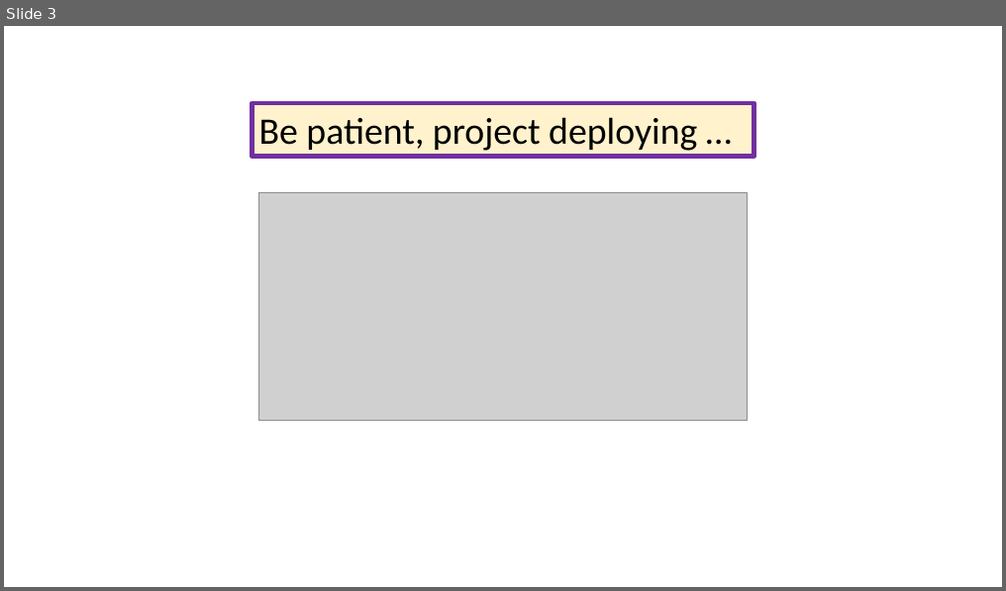
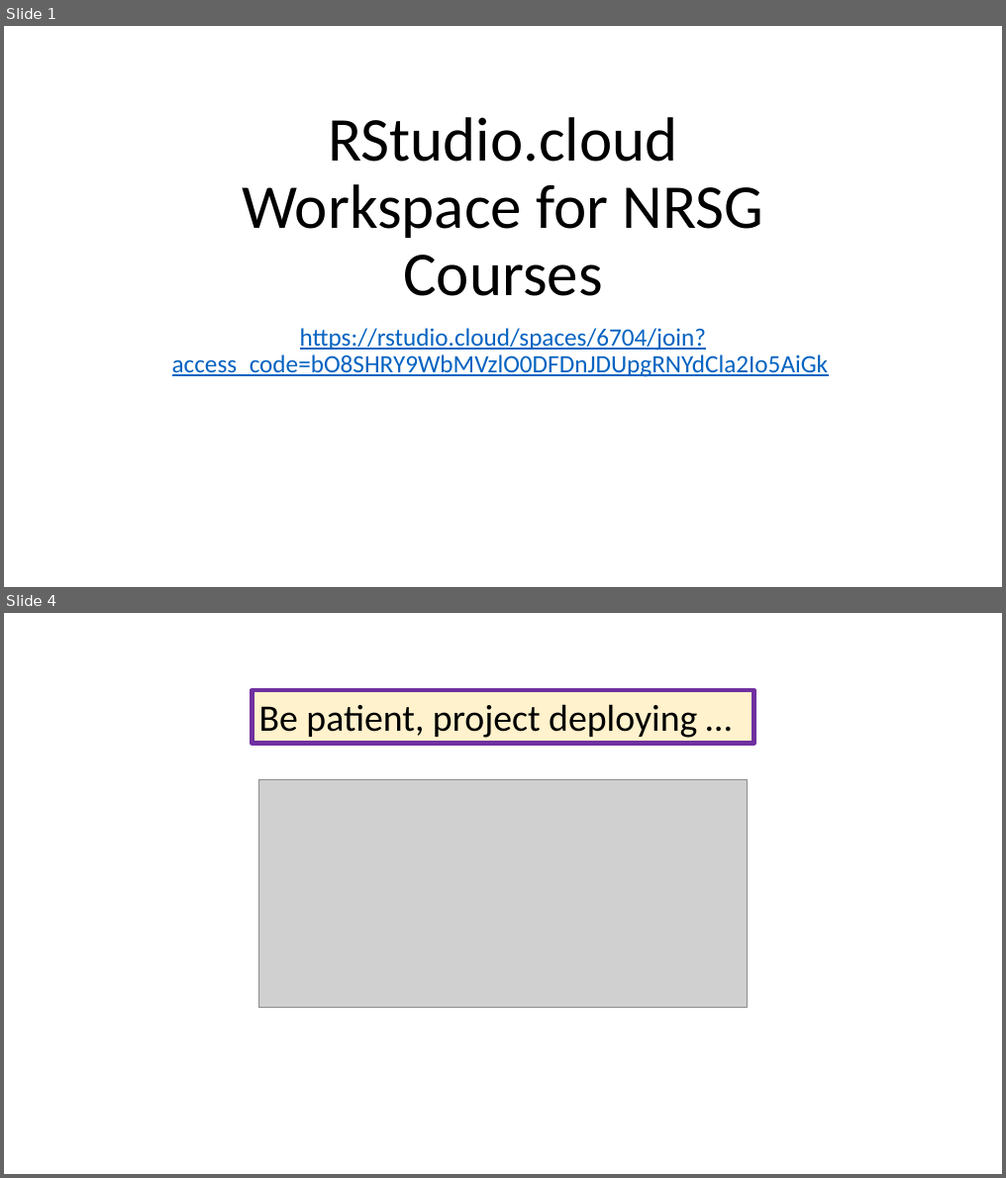
Before and after one commit to Vivianwenhui/N741_Spring2020_exercise01, a slide deck: gettingStarted_RStudioCloud.pptx. Shown one above the other, each under a label of ours: slide 3 before the commit, slides 1 and 4 after it; the slides between them are not shown. The pictures are 1006x591 and 1006x1178 pixels, drawn with LibreOffice and Linux fonts; fonts in the diff are those of the drawing; grey boxes stand for pictures. Boxes give left, top, right and bottom in pixels: in the first picture for what was removed or moved away, otherwise in the second. Text is boxed around its words. In the diff, an @@ line names an element or a change of style, - is before the commit and + after.

```diff
--- a/gettingStarted_RStudioCloud.pptx
+++ b/gettingStarted_RStudioCloud.pptx
@@ slide 1 added at (4,26,1002,587), background #FFFFFF @@
@@ title added at (243,117,763,296), 60 pt, text #000000 @@
+RStudio.cloud
+Workspace for NRSG Courses
@@ subtitle added at (172,328,829,377), 24 pt, text #0563C1, underline @@
+https://rstudio.cloud/spaces/6704/join?access_code=bO8SHRY9WbMVzlO0DFDnJDUpgRNYdCla2Io5AiGk
@@ what was slide 3 is now slide 4 @@
```
Also in this commit, not shown: 2 slides changed, 1 other slide added, 1 slide removed.
